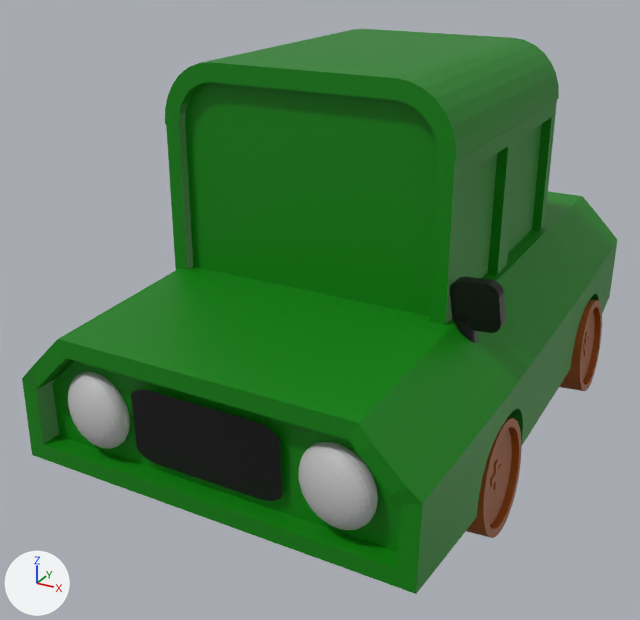
The glTF model modelo/carro2.glb: old version first, new version second.
The view is the same before and after, from a 50 mm camera at (2.18, -4.56, 2.29) aimed at (-0.2, -0.24, 0.13). Lighting does not change. The marker at lower left points along +X, +Y and +Z. Where no turn or scale is listed for an object, it has been applied to the vertices.

Names of what the first picture shows: 'Cilindro', 'Cube', 'Cubo', 'Cubo.001', 'Esfera UV', 'Esfera UV.001', 'Plano.001'.
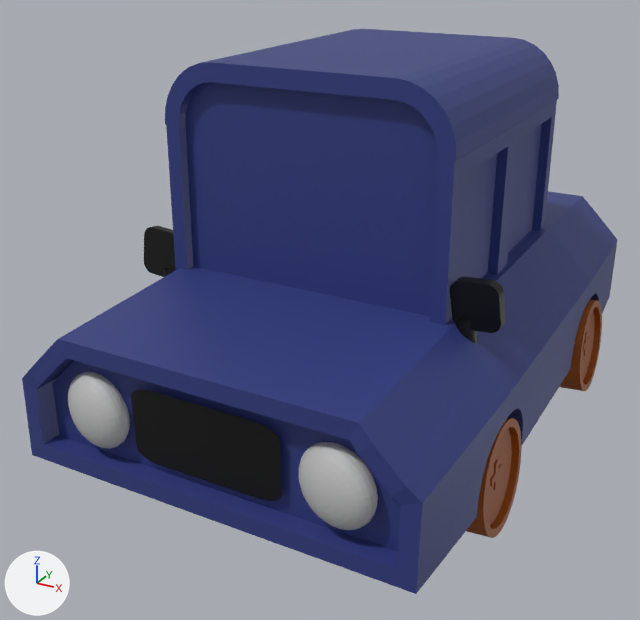
Commit message: acionado o os carros melhorado ao modelo

The change, as JSON lines over the scene's bpy script:
```json
{"op": "set", "path": "mat_material_002.base_color", "old": "(0.0, 0.216, 0.0)", "new": "(0.0323, 0.0472, 0.215)", "note": "green #008000 -> blue #323d80"}
{"op": "set", "path": "mat_material_001.base_color", "old": "(0.305, 0.0704, 0.0)", "new": "(0.0323, 0.0472, 0.215)", "note": "brown #964b00 -> blue #323d80"}
{"block": "me_cube", "where": "me_cube.from_pydata(...)  # 444 vertices, 884 faces; spans x -1.15..1.15, y -1.86..1.86, z -0.32..0.46"}
{"op": "remove", "block": "me_cube", "code": "me_cube.materials.append(mat_material)  # green #008000"}
{"op": "add", "block": "me_cube", "code": "me_cube.materials.append(mat_material_001)  # blue #323d80"}
{"op": "add", "block": "me_cubo_003", "code": ["me_cubo_003 = bpy.data.meshes.new('Cubo.003')", "me_cubo_003.from_pydata(...)  # 128 vertices, 308 faces; spans x -1.116..-0.847, y -0.671..-0.544, z 0.438..0.908", "me_cubo_003.materials.append(mat_material_007)  # black #000000"]}
{"op": "add", "block": "ob_cubo_002", "code": ["ob_cubo_002 = bpy.data.objects.new('Cubo.002', me_cubo_003)", "ob_cubo_002.location = (-0.026, -0.092, -0.262)"]}
```

What differs and where, as boxes (x1, y1, x2, y2) in the pictures (640 x 620 px):
```json
{"object": "Cube", "change": "recoloured", "before": [22, 192, 617, 594], "after": [22, 192, 617, 594], "on screen": "green to blue"}
{"object": "Cubo", "change": "recoloured", "before": [165, 29, 559, 325], "after": [165, 29, 559, 325], "on screen": "green to blue"}
{"object": "Cilindro", "change": "recoloured", "before": [466, 300, 602, 532], "after": [466, 300, 602, 532]}
{"object": "Cubo.002", "change": "added", "after": [144, 226, 176, 277], "on screen": "black"}
```
